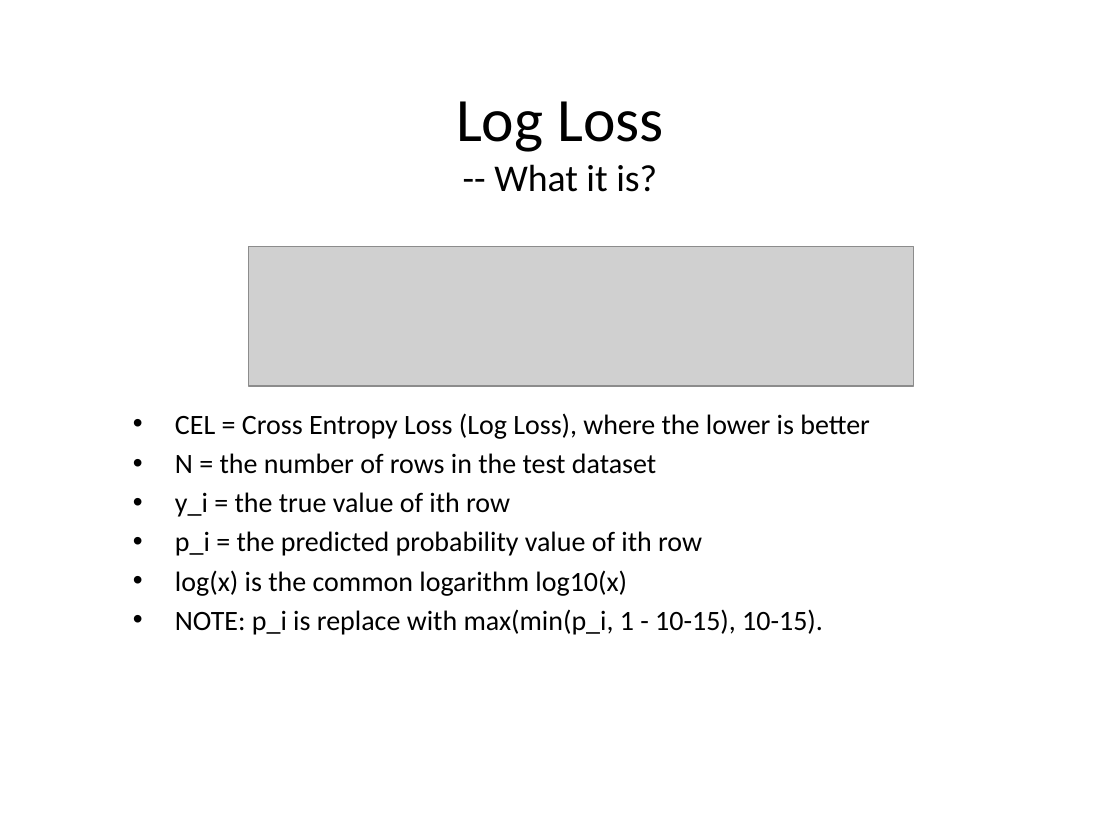
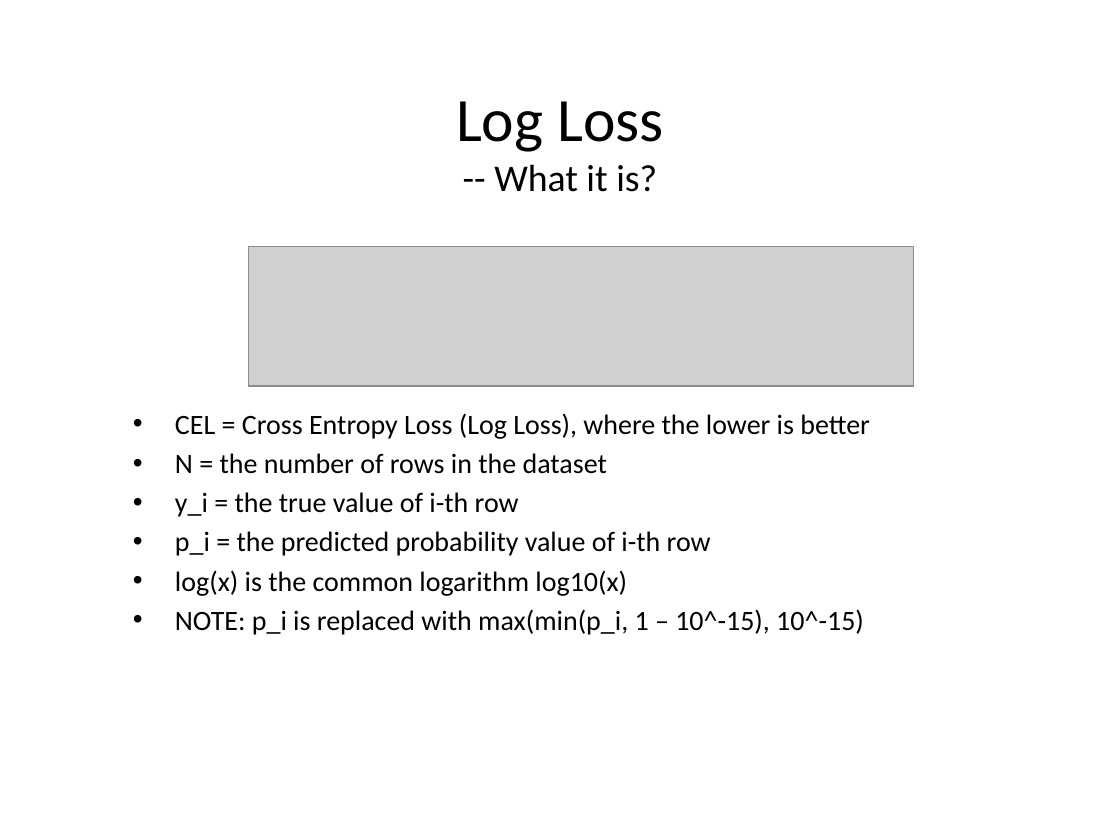
Before and after one commit to DEX-Company/DEXTRA_SourceCodes, a slide deck: slide 3 of LogLoss/LogLossForMindef.pptx. Drawn at 1120x840 pixels with LibreOffice and Linux fonts; fonts in the diff are those of the drawing; grey boxes stand for pictures. Boxes give left, top, right and bottom in pixels: in the first picture for what was removed or moved away, otherwise in the second. Text is boxed around its words. In the diff, an @@ line names an element or a change of style, - is before the commit and + after.

```diff
--- a/LogLoss/LogLossForMindef.pptx
+++ b/LogLoss/LogLossForMindef.pptx
@@ text at (175,453,711,556): text changed @@
-• N = the number of rows in the test dataset
-• y_i = the true value of ith row
-• p_i = the predicted probability value of ith row
+• N = the number of rows in the dataset
+• y_i = the true value of i-th row
+• p_i = the predicted probability value of i-th row
@@ text at (175,609,864,635): text changed @@
-• NOTE: p_i is replace with max(min(p_i, 1 - 10-15), 10-15).
+• NOTE: p_i is replaced with max(min(p_i, 1 – 10^-15), 10^-15)
```
Also in this commit, not shown: 4 other slides changed, 1 slide added, 1 slide removed.
